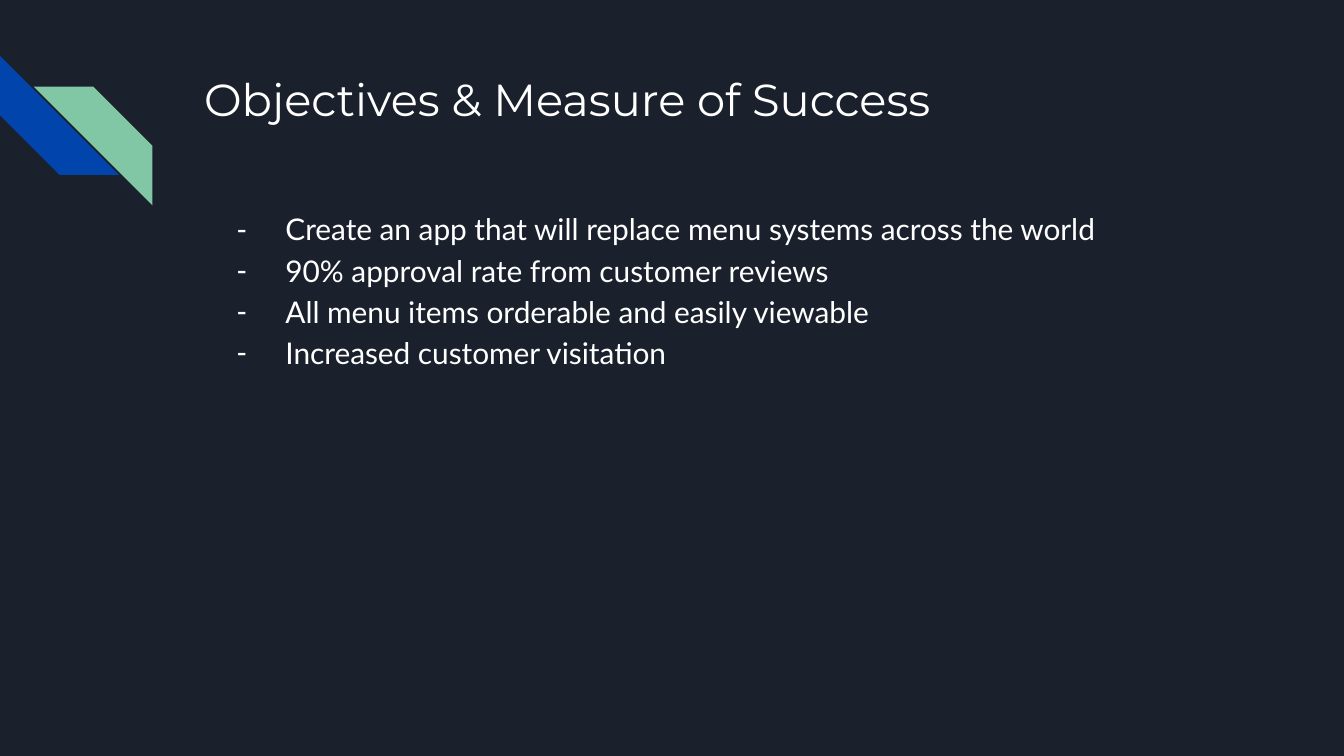
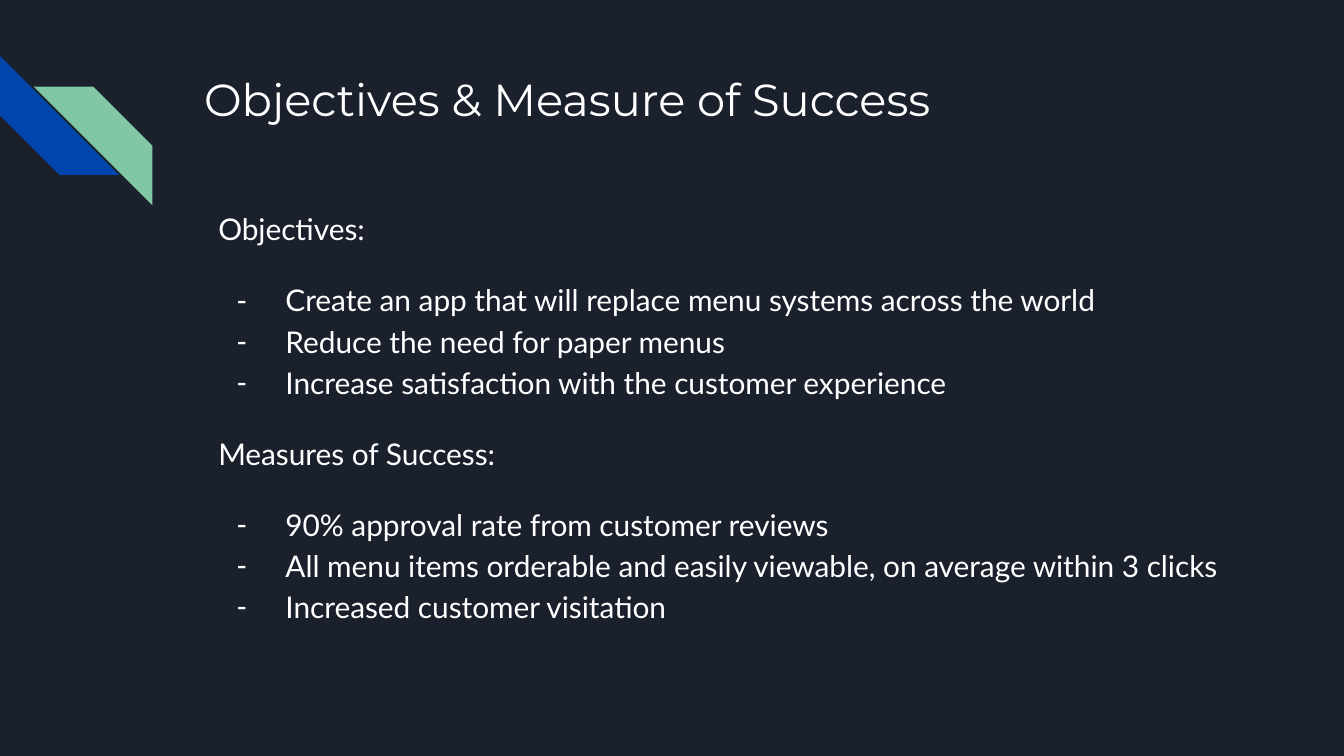
Before and after one commit to SPM-OT/lab-5-team-shadow-dogs-unleashed, a slide deck: slide 4 of iPad Restaurant App.pptx. Drawn at 1344x756 pixels with LibreOffice and Linux fonts; fonts in the diff are those of the drawing. Boxes give left, top, right and bottom in pixels: in the first picture for what was removed or moved away, otherwise in the second. Text is boxed around its words. In the diff, an @@ line names an element or a change of style, - is before the commit and + after.

```diff
--- a/iPad Restaurant App.pptx
+++ b/iPad Restaurant App.pptx
@@ text at <box>218,218,365,246</box>: paragraph added @@
+Objectives:
@@ text at <box>285,289,1095,541</box>: more space between paragraphs @@
@@ text at <box>218,331,946,466</box>: paragraphs added @@
+– Reduce the need for paper menus
+– Increase satisfaction with the customer experience
+Measures of Success:
@@ text at <box>285,555,1218,583</box>: text changed @@
-– All menu items orderable and easily viewable
+– All menu items orderable and easily viewable, on average within 3 clicks
```
Also in this commit, not shown: 5 other slides changed, 1 slide added.
